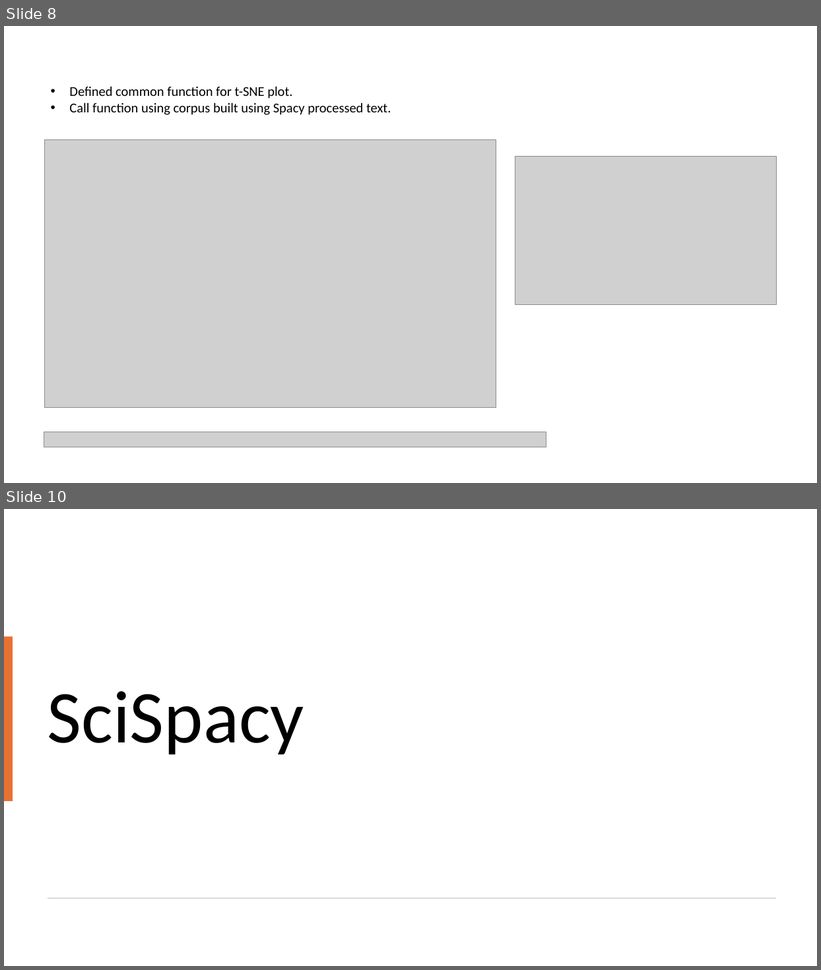
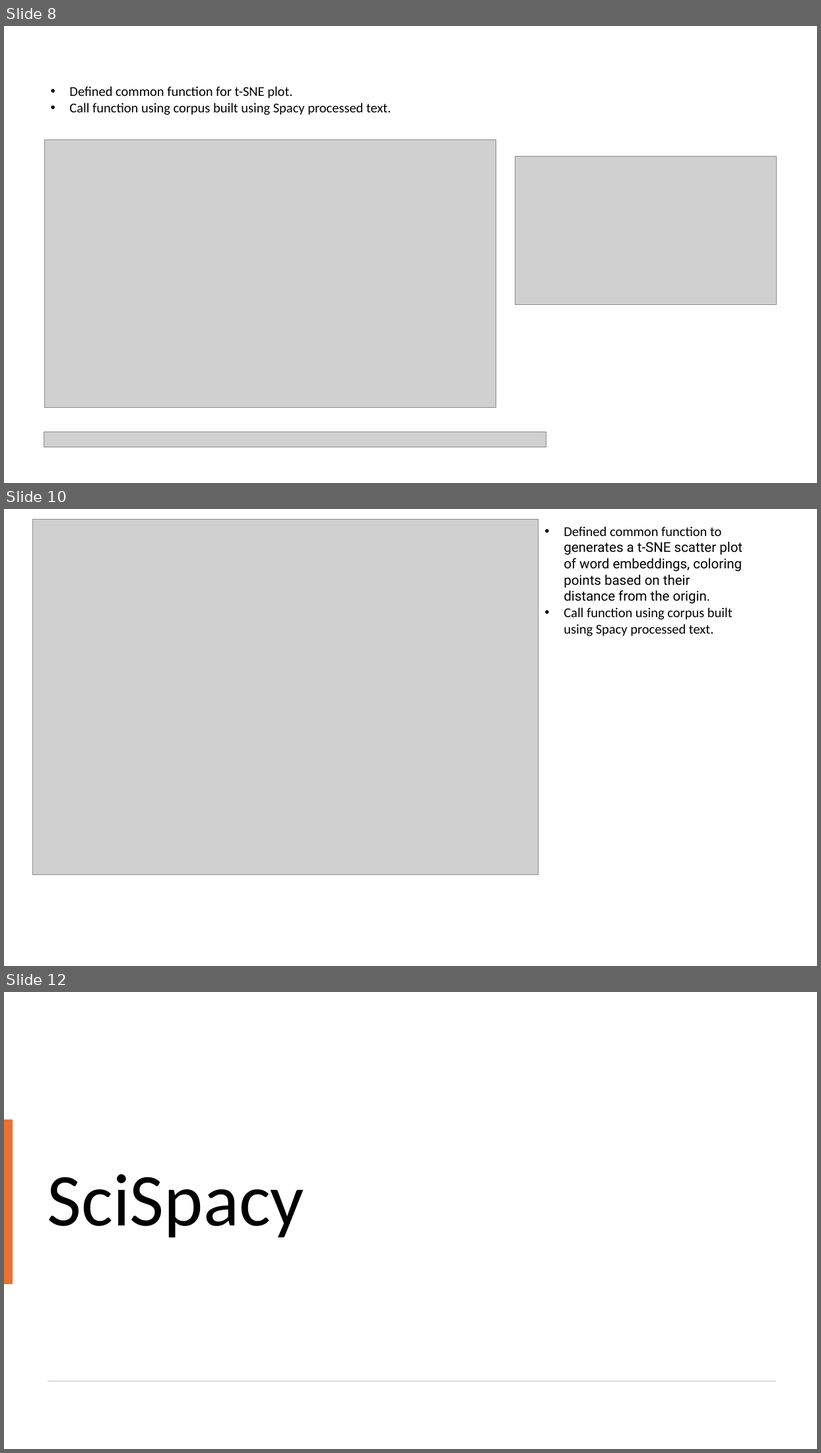
Before and after one commit to AnkitaSavaliya/AIH, a slide deck: MIMIC-III_NLP.pptx. Shown one above the other, each under a label of ours: slides 8 and 10 before the commit, slides 8, 10 and 12 after it; the slides between them are not shown. The pictures are 821x970 and 821x1453 pixels, drawn with LibreOffice and Linux fonts; fonts in the diff are those of the drawing; grey boxes stand for pictures. Boxes give left, top, right and bottom in pixels: in the first picture for what was removed or moved away, otherwise in the second. Text is boxed around its words. In the diff, an @@ line names an element or a change of style, - is before the commit and + after.

```diff
--- a/MIMIC-III_NLP.pptx
+++ b/MIMIC-III_NLP.pptx
@@ slide 10 added at (x1=4, y1=509, x2=817, y2=966), background #FFFFFF @@
@@ picture added at (x1=32, y1=520, x2=539, y2=875) @@
@@ text added at (x1=564, y1=526, x2=743, y2=636), 16 pt, text #000000 @@
+• Defined common function to generates a t-SNE scatter plot of word embeddings, coloring points based on their distance from the origin.
+• Call function using corpus built using Spacy processed text.
@@ what was slide 10 is now slide 12 @@
```
Also in this commit, not shown: 14 slides changed, 6 other slides added, 1 slide removed, 2 other files.
